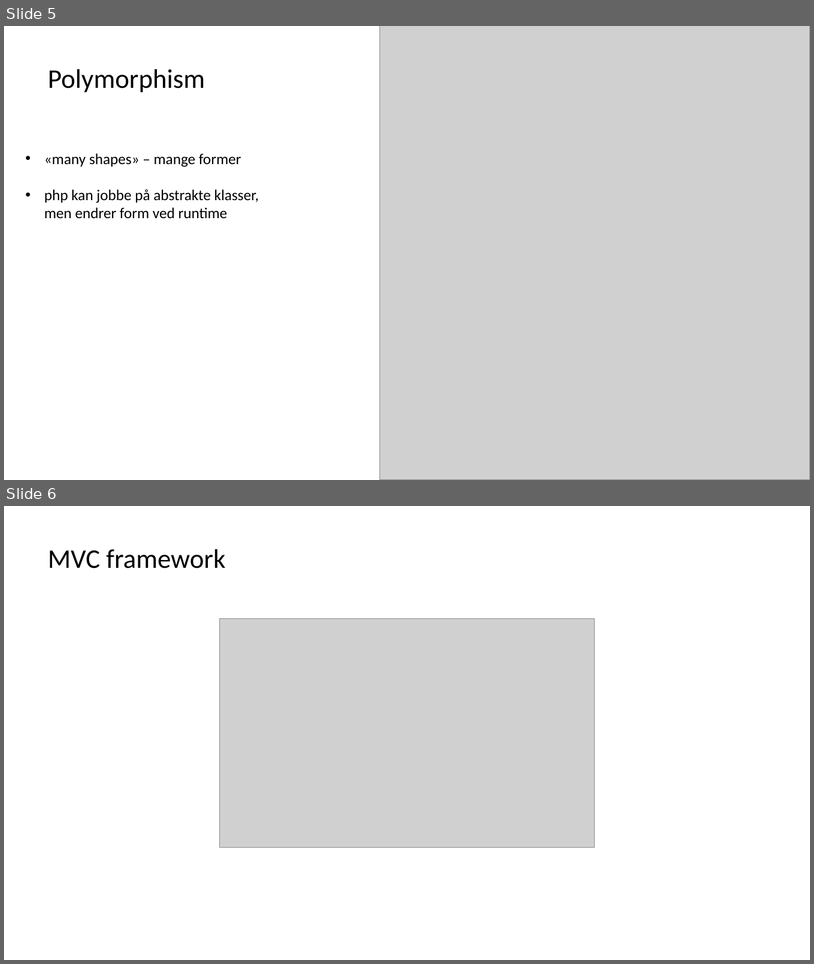
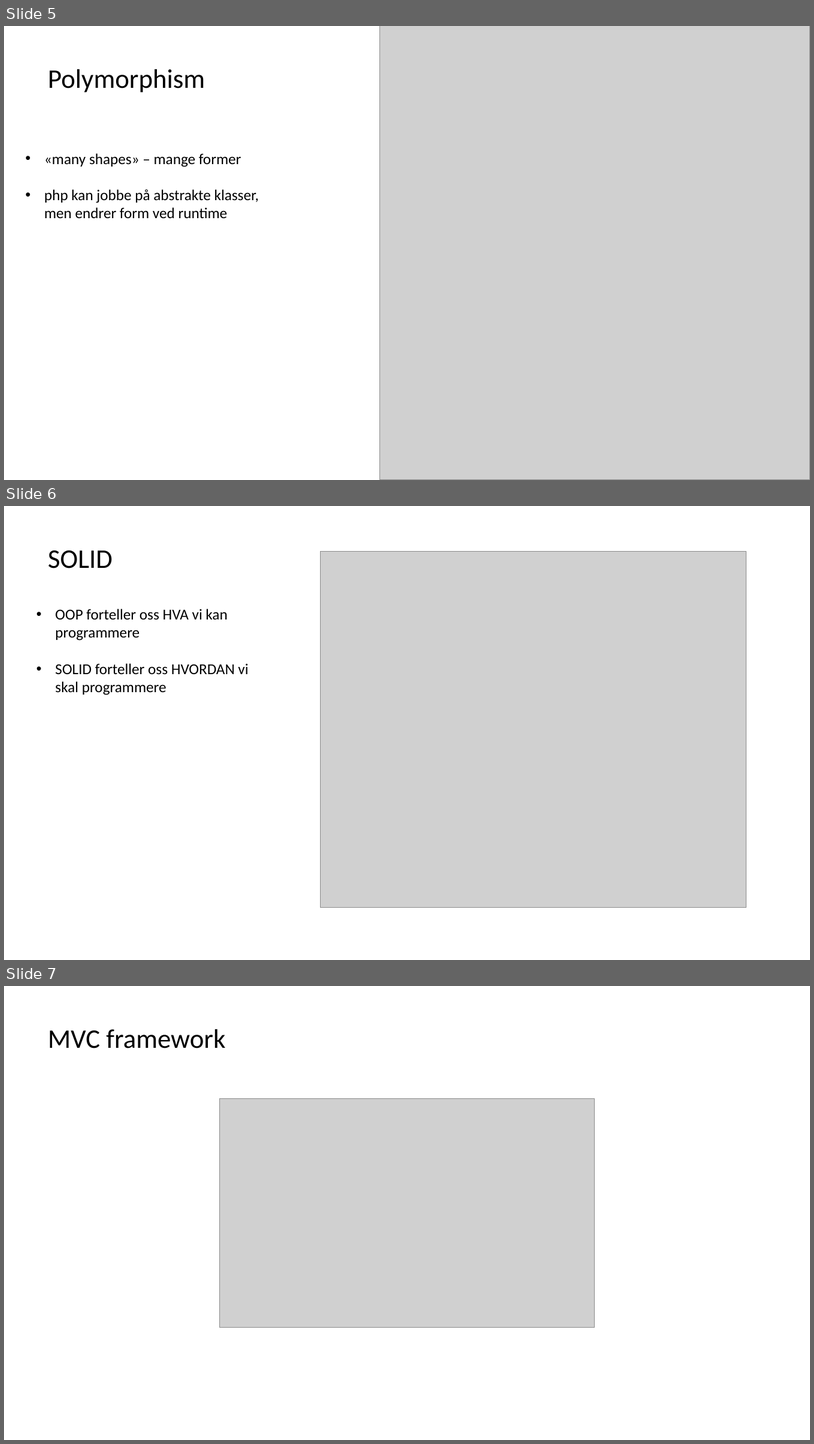
Before and after one commit to himoldeonline/mvc, a slide deck: docs/concepts.pptx. Shown one above the other, each under a label of ours: slides 5 and 6 before the commit, slides 5, 6 and 7 after it. The pictures are 814x964 and 814x1444 pixels, drawn with LibreOffice and Linux fonts; fonts in the diff are those of the drawing; grey boxes stand for pictures. Boxes give left, top, right and bottom in pixels: in the first picture for what was removed or moved away, otherwise in the second. Text is boxed around its words. In the diff, an @@ line names an element or a change of style, - is before the commit and + after.

```diff
--- a/docs/concepts.pptx
+++ b/docs/concepts.pptx
@@ slide 6 added at bbox=[4, 506, 810, 960], background #FFFFFF @@
@@ text added at bbox=[48, 550, 113, 568], 32 pt, text #000000 @@
+SOLID
@@ picture added at bbox=[320, 552, 746, 907] @@
@@ text added at bbox=[55, 609, 248, 695], 18 pt, text #000000 @@
+• OOP forteller oss HVA vi kan programmere
+• SOLID forteller oss HVORDAN vi skal programmere
@@ what was slide 6 is now slide 7 @@
```
Also in this commit, not shown: 1 other slide added, 2 slides removed, 3 other files.
